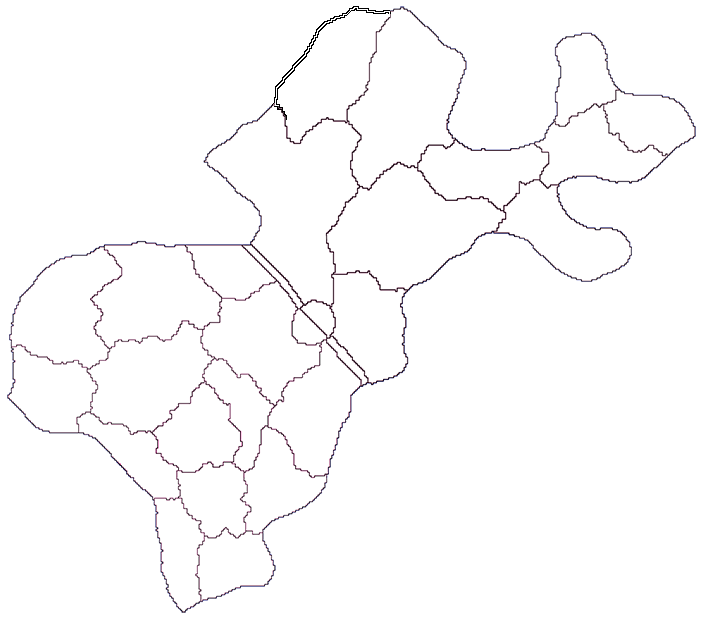
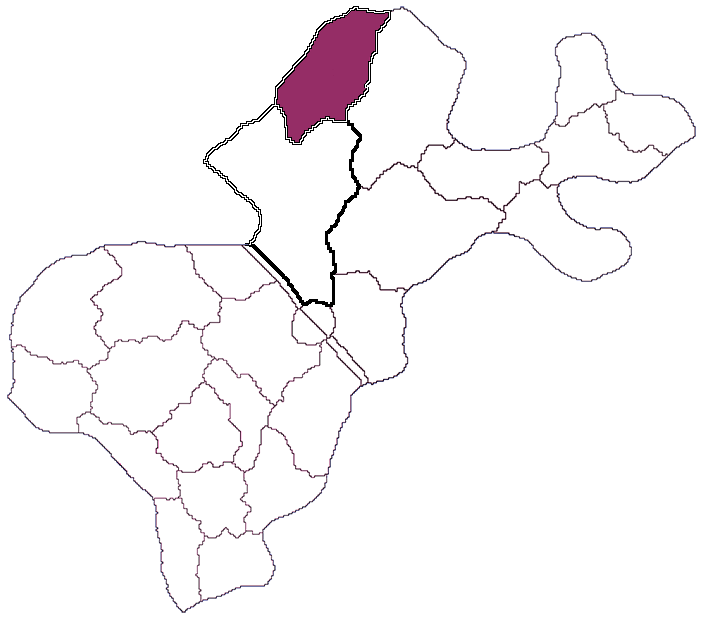
Comparing the layer stacks of the two 703px x 620px images. Changes:
showed group "state" (30 layers), moved it above "背景" over 203, 10, 392, 307
added layer "284 light" in group "state" over 277, 10, 390, 144
painted on "284" over 277, 13, 390, 144
painted on "背景" over 203, 10, 392, 307
